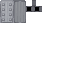
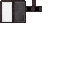
Two versions of the same layered image (64px x 64px). Layer-by-layer changes:
added layer "shield_base.png" above "Pasted Layer #1" over 2, 2, 12, 22
hid "Pasted Layer #1" over 2, 2, 25, 22
hid "Pasted Layer" over 2, 2, 25, 22
hid "diamond_block.png" over 2, 2, 25, 22
showed "netherite_block.png" over 0, 0, 42, 23
